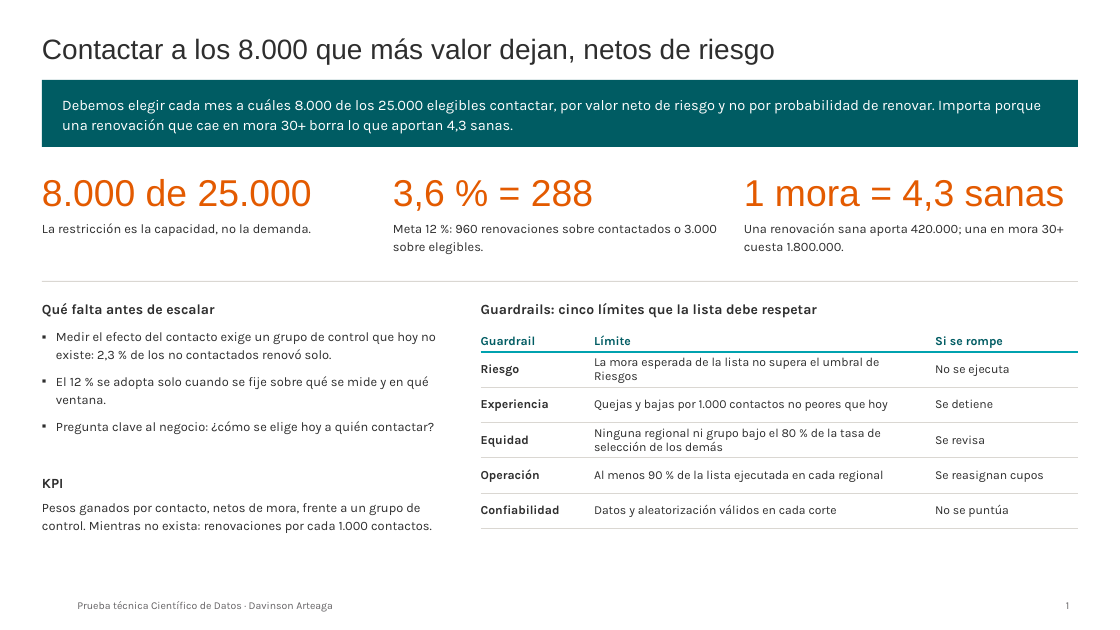
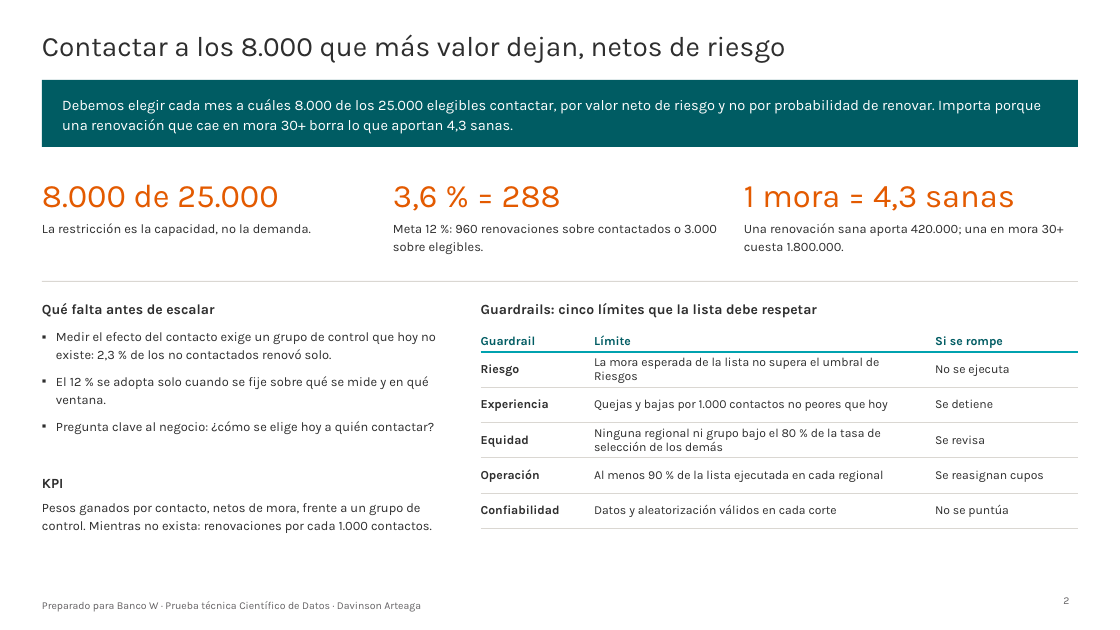
Before and after one commit to DavinsonA/bancow, a slide deck: slide 2 of entregables/BancoW_Priorizacion_Renovaciones_DavinsonArteaga.pptx (slide 1 before the commit). Drawn at 1120x630 pixels with LibreOffice and Linux fonts; fonts in the diff are those of the drawing; background and template pictures are left out. Boxes give left, top, right and bottom in pixels: in the first picture for what was removed or moved away, otherwise in the second. Text is boxed around its words. In the diff, an @@ line names an element or a change of style, - is before the commit and + after.

```diff
--- a/entregables/BancoW_Priorizacion_Renovaciones_DavinsonArteaga.pptx
+++ b/entregables/BancoW_Priorizacion_Renovaciones_DavinsonArteaga.pptx
@@ title "Contactar a los 8.000 que ..." at (x1=42, y1=34, x2=786, y2=63): font Arial to Karla @@
@@ size 32 to 28 pt, font Arial to Karla in 3 elements at (x1=42, y1=184, x2=278, y2=208), (x1=393, y1=186, x2=561, y2=211), (x1=744, y1=186, x2=1015, y2=211) @@
@@ page number at (x1=1063, y1=597, x2=1069, y2=604): text changed @@
-1
+2
@@ text at (x1=42, y1=601, x2=421, y2=612): text changed @@
-Prueba técnica Científico de Datos · Davinson Arteaga
+Preparado para Banco W · Prueba técnica Científico de Datos · Davinson Arteaga
```
Also in this commit, not shown: 6 other slides changed, 2 slides added, 7 other files.
